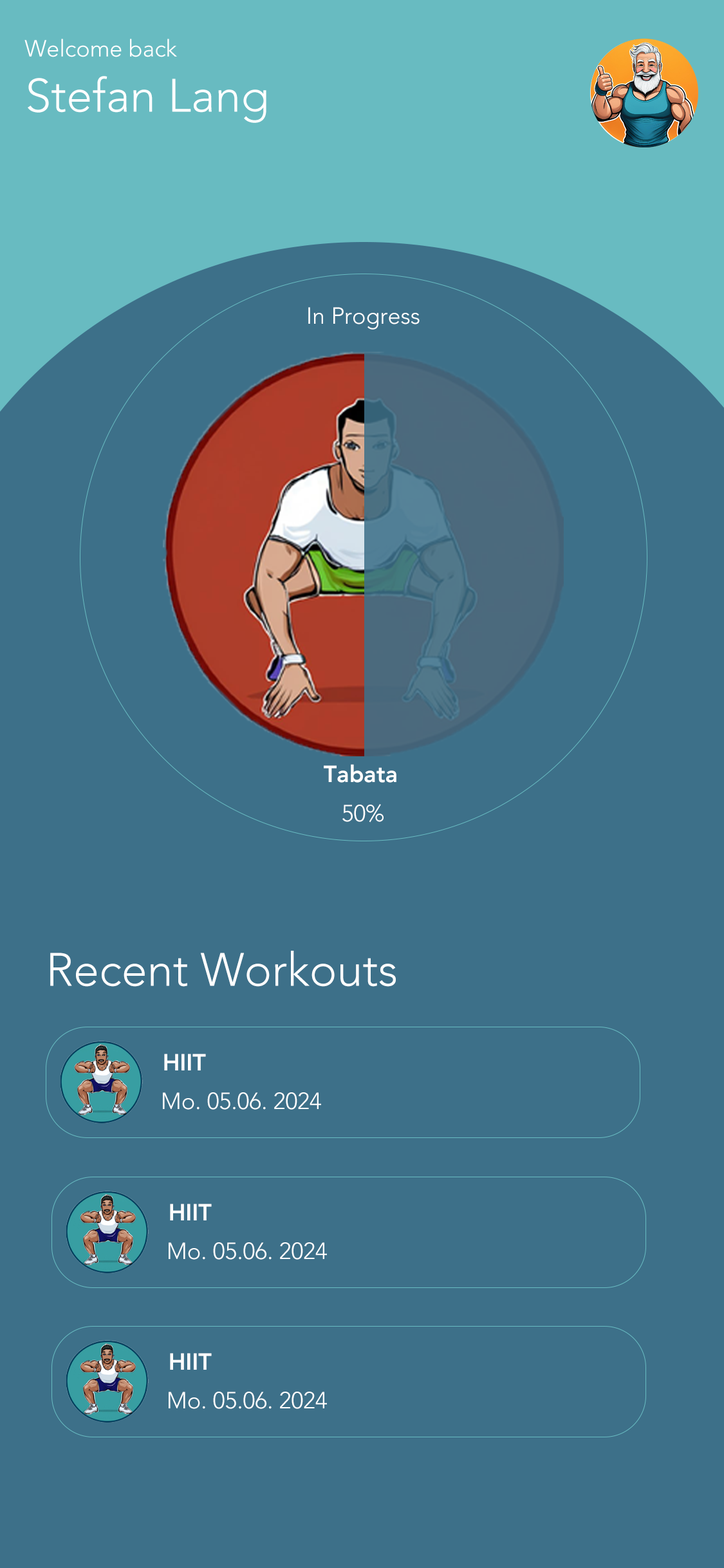
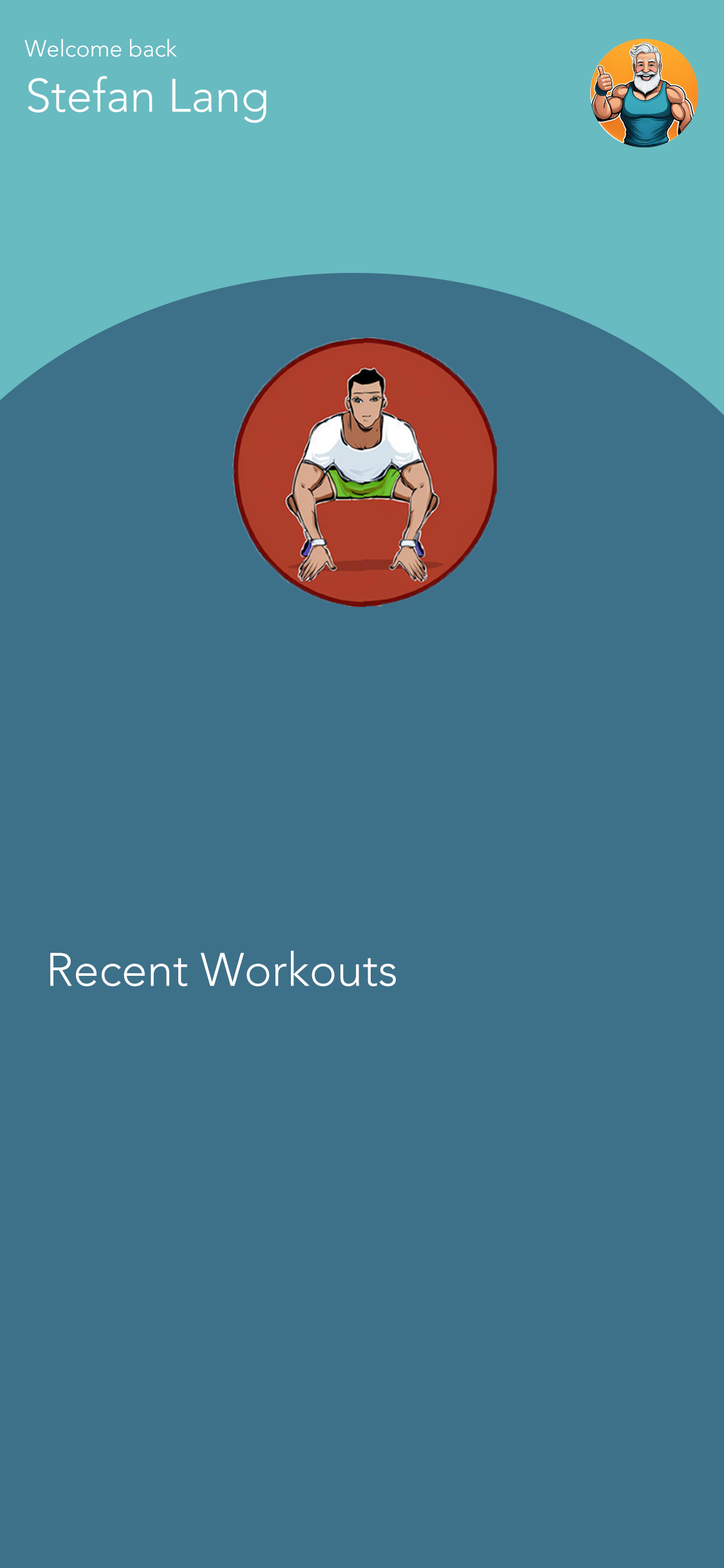
Layers edited between the first and the second 724px x 1568px image:
removed layer "Ellipse 2" from group "Zeichenfläche 1" over bbox(79, 273, 648, 842)
removed group "Recent W" (1st of 3, in "Zeichenfläche 1") (4 layers) from group "Zeichenfläche 1" over bbox(51, 1176, 647, 1288)
removed layer "Mo. 05.06. 2024" (1st of 3, in "Zeichenfläche 1" › "Recent W") from group "Recent W" over bbox(168, 1242, 327, 1260)
removed layer "Ebene 9" from group "Recent W" over bbox(66, 1190, 149, 1274)
removed layer "Rechteck 3" (1st of 3, in "Zeichenfläche 1" › "Recent W") from group "Recent W" over bbox(51, 1176, 647, 1288)
removed group "Recent W" (2nd of 3, in "Zeichenfläche 1") (4 layers) from group "Zeichenfläche 1" over bbox(51, 1325, 647, 1438)
removed layer "Mo. 05.06. 2024" (2nd of 3, in "Zeichenfläche 1" › "Recent W") from group "Recent W" over bbox(168, 1391, 327, 1410)
removed layer "Ebene 10" from group "Recent W" over bbox(66, 1340, 149, 1423)
removed layer "Rechteck 3" (2nd of 3, in "Zeichenfläche 1" › "Recent W") from group "Recent W" over bbox(51, 1325, 647, 1438)
removed group "Recent W" (3rd of 3, in "Zeichenfläche 1") (5 layers) from group "Zeichenfläche 1" over bbox(45, 1026, 641, 1139)
removed layer "Mo. 05.06. 2024" (3rd of 3, in "Zeichenfläche 1" › "Recent W") from group "Recent W" over bbox(162, 1092, 322, 1110)
removed layer "Ebene 7" from group "Recent W" over bbox(60, 1040, 143, 1124)
removed layer "Rechteck 3" (3rd of 3, in "Zeichenfläche 1" › "Recent W") from group "Recent W" over bbox(45, 1026, 641, 1139)
removed layer "Tabata" from group "Zeichenfläche 1" over bbox(323, 764, 397, 783)
removed layer "In Progress" from group "Zeichenfläche 1" over bbox(308, 307, 420, 330)
"Ebene 8": opacity 13% → 100%, painted on it over bbox(363, 337, 564, 757)
painted on "Ebene 2" over bbox(162, 337, 385, 757)
painted on "Ellipse 1" over bbox(0, 242, 724, 1139)
…and 4 more changes (4 removed)
